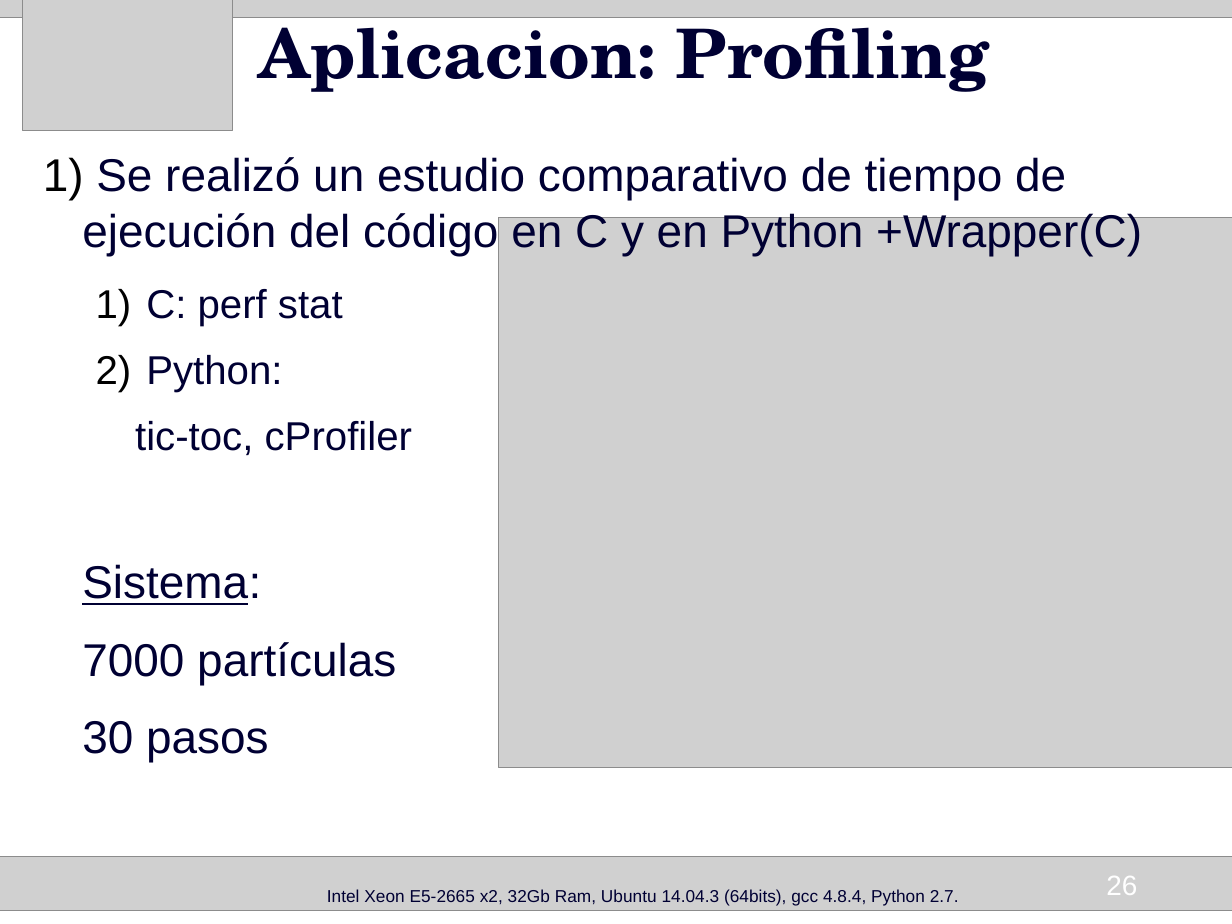
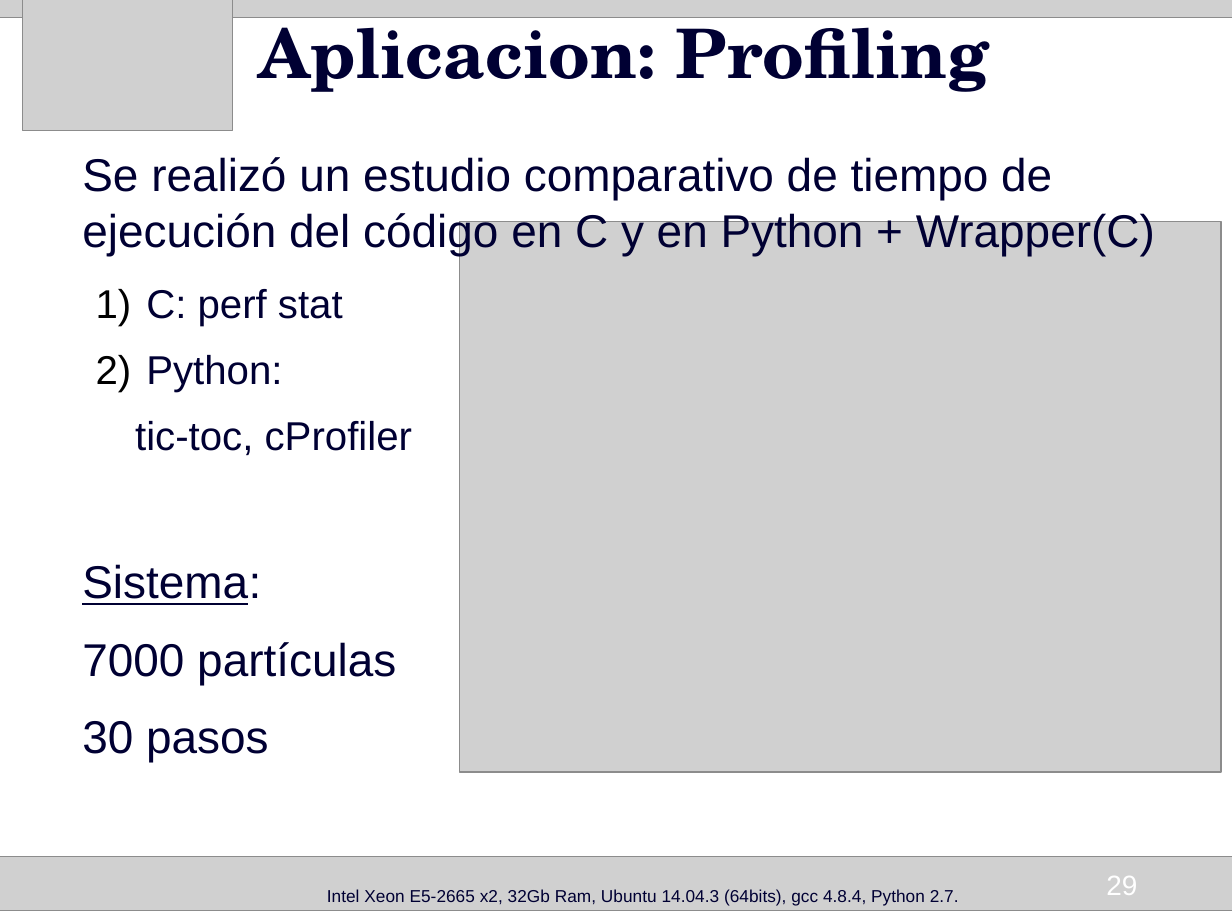
Before and after one commit to HumbertoCelleri/ljmd, a slide deck: slide 29 of presentacion/Presentacion.odp (slide 26 before the commit). Drawn at 1232x924 pixels with LibreOffice and Linux fonts; fonts in the diff are those of the drawing; grey boxes stand for pictures. Boxes give left, top, right and bottom in pixels: in the first picture for what was removed or moved away, otherwise in the second. Text is boxed around its words. In the diff, an @@ line names an element or a change of style, - is before the commit and + after.

```diff
--- a/presentacion/Presentacion.odp
+++ b/presentacion/Presentacion.odp
@@ text at box(82, 157, 1155, 255): text changed @@
-1) Se realizó un estudio comparativo de tiempo de ejecución del código en C y en Python +Wrapper(C)
+Se realizó un estudio comparativo de tiempo de ejecución del código en C y en Python + Wrapper(C)
@@ picture: place and size @@
-picture at box(499, 217, 1232, 767)
+picture at box(459, 221, 1222, 771)
@@ page number at box(1106, 876, 1137, 895): text changed @@
-26
+29
```
Also in this commit, not shown: 22 other slides changed, 5 slides added, 1 slide removed, 3 other files.
